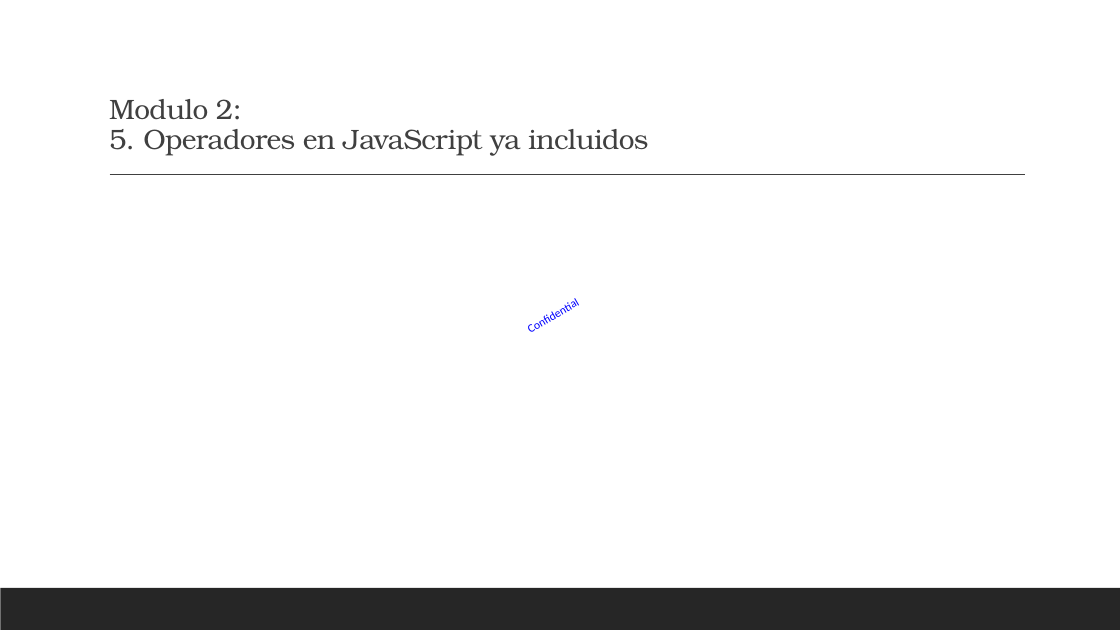
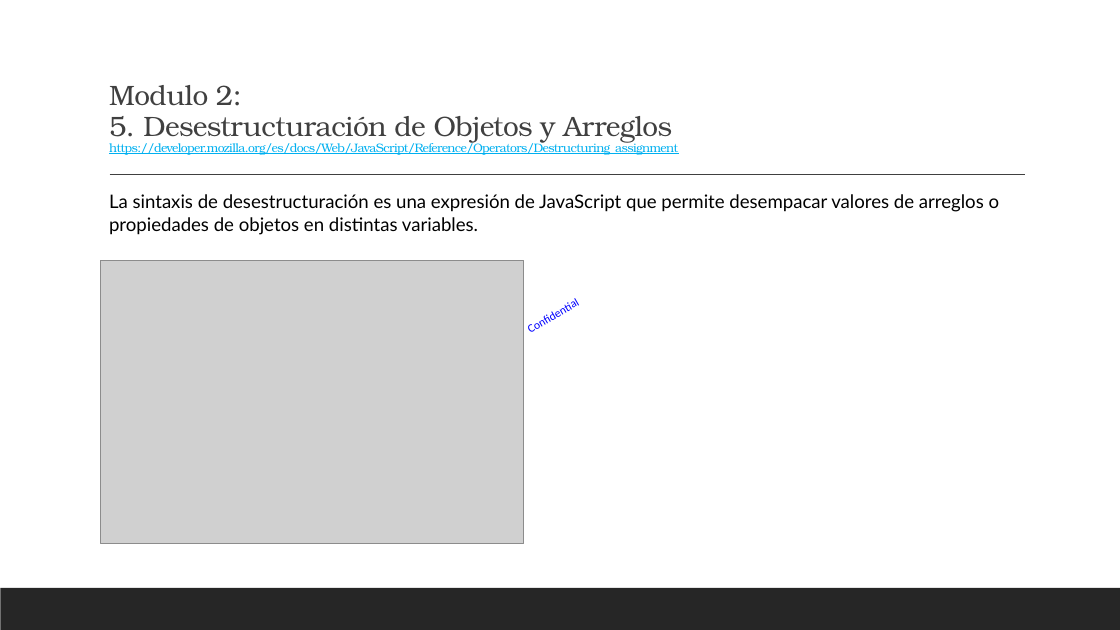
Before and after one commit to elinformatico/curso-javascript-basico, a slide deck: slide 83 of Javascript by Noe Hernandez.pptx (slide 74 before the commit). Drawn at 1120x630 pixels with LibreOffice and Linux fonts; fonts in the diff are those of the drawing; grey boxes stand for pictures. Boxes give left, top, right and bottom in pixels: in the first picture for what was removed or moved away, otherwise in the second. Text is boxed around its words. In the diff, an @@ line names an element or a change of style, - is before the commit and + after.

Commit message:
docs: Agregando presentacion JavaScript

```diff
--- a/Javascript by Noe Hernandez.pptx
+++ b/Javascript by Noe Hernandez.pptx
@@ title at <box>109,85,678,155</box>: text changed; size 24 to 10.5 pt; text colour #404040 to #00B0F0 @@
-Modulo 2:
-5. Operadores en JavaScript ya incluidos
+Modulo 2:
+5. Desestructuración de Objetos y Arreglos
+https://developer.mozilla.org/es/docs/Web/JavaScript/Reference/Operators/Destructuring_assignment
@@ text added at <box>109,194,1000,235</box>, 16 pt, text #000000 @@
+La sintaxis de desestructuración es una expresión de JavaScript que permite desempacar valores de arreglos o propiedades de objetos en distintas variables.
@@ picture added at <box>101,260,524,544</box> @@
```
Also in this commit, not shown: 8 other slides changed, 10 slides added, 2 other files.
